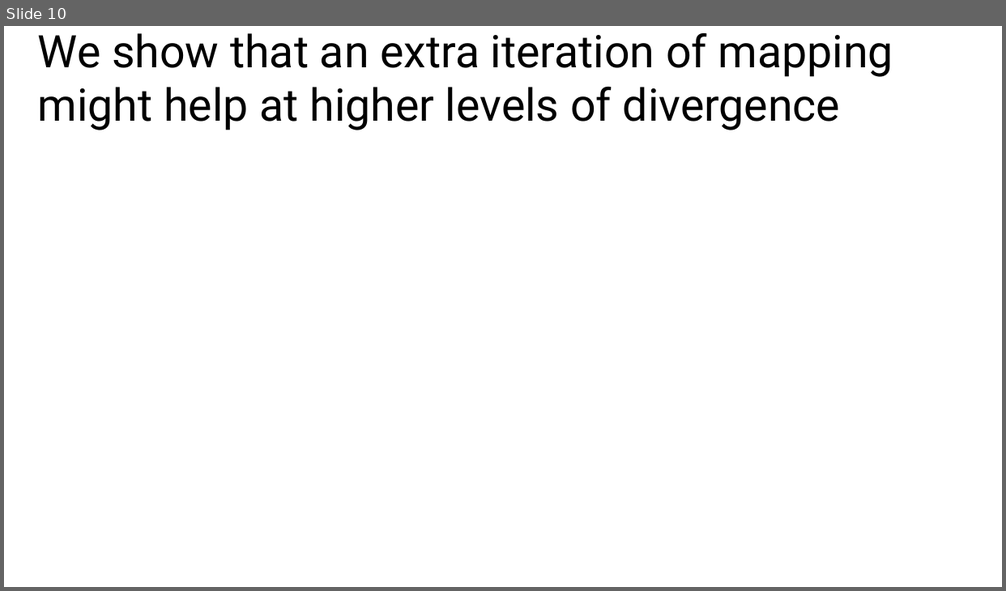
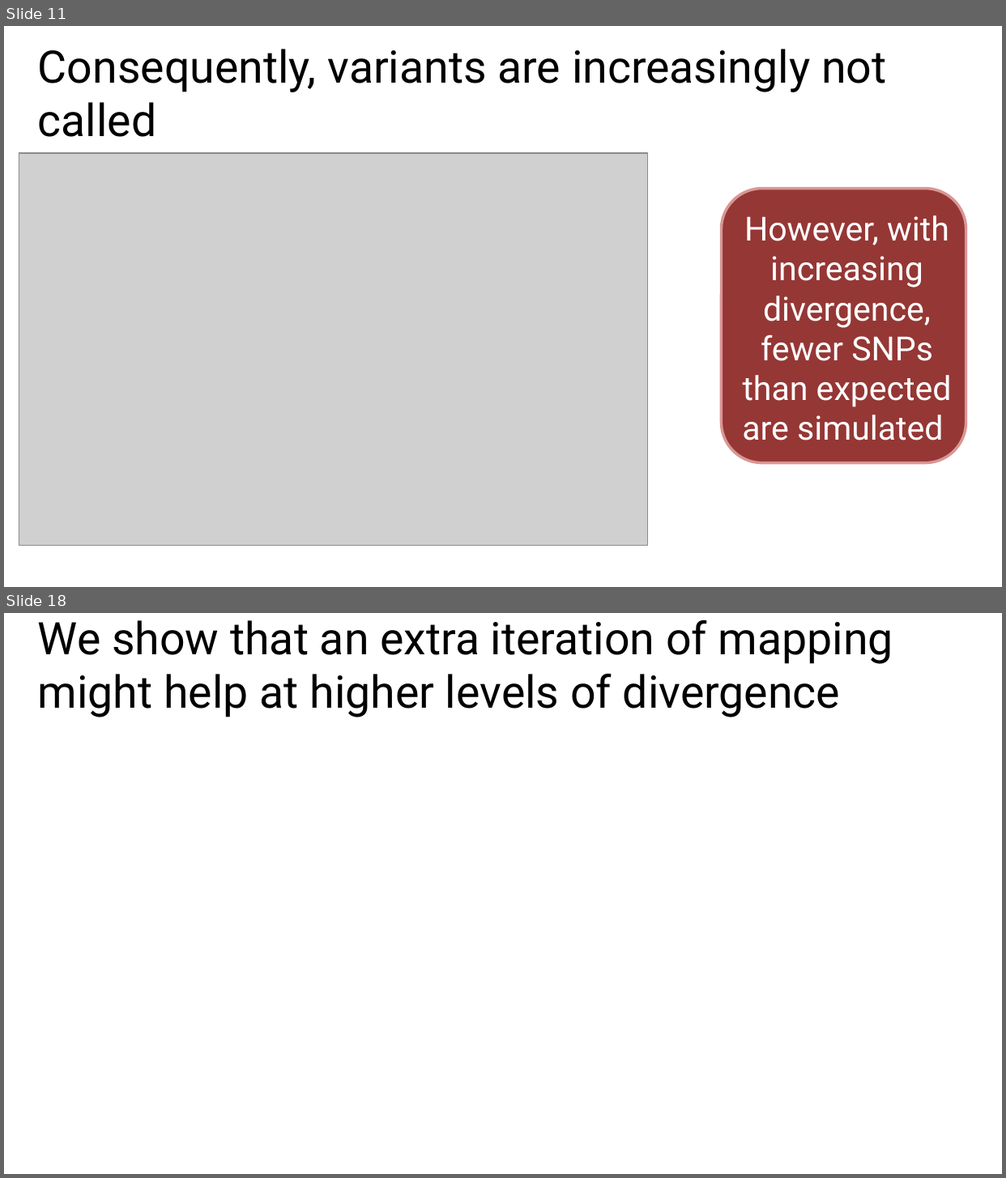
Before and after one commit to harvardinformatics/Mapping-simulations, a slide deck: evolution/Gregg-Thomas-2023-Evolution-notes.pptx. Shown one above the other, each under a label of ours: slide 10 before the commit, slides 11 and 18 after it; the slides between them are not shown. The pictures are 1006x591 and 1006x1178 pixels, drawn with LibreOffice and Linux fonts; fonts in the diff are those of the drawing; grey boxes stand for pictures. Boxes give left, top, right and bottom in pixels: in the first picture for what was removed or moved away, otherwise in the second. Text is boxed around its words. In the diff, an @@ line names an element or a change of style, - is before the commit and + after.

Commit message:
slide figures

```diff
--- a/evolution/Gregg-Thomas-2023-Evolution-notes.pptx
+++ b/evolution/Gregg-Thomas-2023-Evolution-notes.pptx
@@ slide 11 added at (x1=4, y1=26, x2=1002, y2=587), background #FFFFFF @@
@@ title added at (x1=38, y1=49, x2=886, y2=137), 32.4 pt, text #000000 @@
+Consequently, variants are increasingly not called
@@ picture added at (x1=19, y1=152, x2=648, y2=546) @@
@@ rounded rectangle added at (x1=722, y1=189, x2=966, y2=463), fill #953735, outline #D99694 2 pt @@
@@ text added at (x1=742, y1=216, x2=952, y2=441), 24 pt, text #FFFFFF @@
+However, with increasing divergence, fewer SNPs than expected are simulated
@@ what was slide 10 is now slide 18 @@
```
Also in this commit, not shown: 1 slide changed, 8 other slides added, 1 slide removed, 15 other files.
